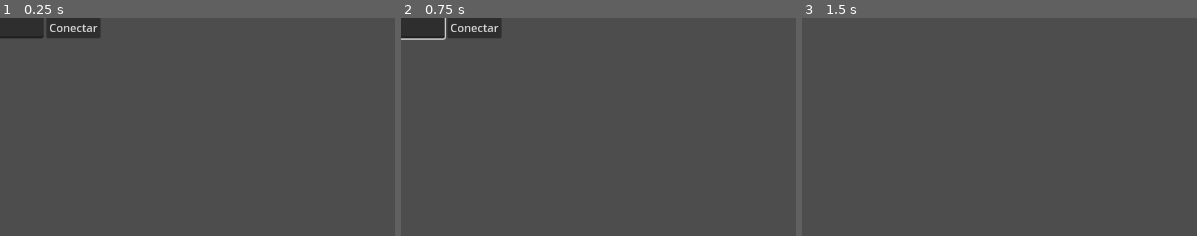
Above: before the commit, frames 1-3 (left to right).
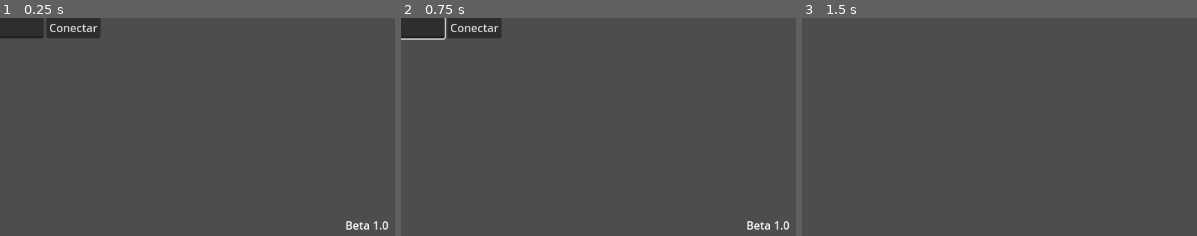
Above: after the commit, the same moments.

Repository: ArthurHub01/Arena-3d
Game: Godot game, scene res://scenes/menu/MainMenu.tscn
Two runs of this game, one before a commit and one after it. Both use one fixed random seed, a clock stepped at 60 frames per second and the inputs below.
Inputs (mouse positions are % of the whole screen's width and height, from its top left):
- Up to frame 1 (0.25 s): no input
- Up to frame 2 (0.75 s): click (46, 52) at 0.52 s; type "12" at 0.6 s
- Up to frame 3 (1.5 s): click "Hospedar" at 1.25 s
The pictures show only the part of the screen within x 50-100%, y 50-100%; the shares and areas given below are measured in that part.

The runs differ from the first frame. In frame 1, 0.2% of the frame differs, in the area x 87-99%, y 93-98%; in frame 2, 0.2%; in frame 3, nothing differs.

Commit message:
Add version label (Beta 1.0) to main menu and window title

Diff:
--- a/scenes/menu/MainMenu.tscn
+++ b/scenes/menu/MainMenu.tscn
@@ -50,3 +50,19 @@
 layout_mode = 2
 horizontal_alignment = 1
 text = ""
+
+[node name="VersionLabel" type="Label" parent="."]
+layout_mode = 1
+anchors_preset = 3
+anchor_left = 1.0
+anchor_top = 1.0
+anchor_right = 1.0
+anchor_bottom = 1.0
+offset_left = -160.0
+offset_top = -30.0
+offset_right = -10.0
+offset_bottom = -10.0
+grow_horizontal = 0
+grow_vertical = 0
+horizontal_alignment = 2
+text = ""
--- a/scenes/menu/main_menu.gd
+++ b/scenes/menu/main_menu.gd
@@ -8,10 +8,13 @@
 @onready var ip_input: LineEdit = $VBoxContainer/HBoxContainer/IpInput
 @onready var join_button: Button = $VBoxContainer/HBoxContainer/JoinButton
 @onready var status_label: Label = $VBoxContainer/StatusLabel
+@onready var version_label: Label = $VersionLabel
 
 func _ready() -> void:
 	host_button.pressed.connect(_on_host_pressed)
 	join_button.pressed.connect(_on_join_pressed)
+	version_label.text = GameVersion.VERSION
+	get_window().title = "Arena 3D - %s" % GameVersion.VERSION
 	_check_cmdline_autoconnect()
 
 func _check_cmdline_autoconnect() -> void:
--- /dev/null
+++ b/scripts/game_version.gd
@@ -0,0 +1,4 @@
+class_name GameVersion
+extends RefCounted
+
+const VERSION := "Beta 1.0"
Not shown, changed: .gitignore
